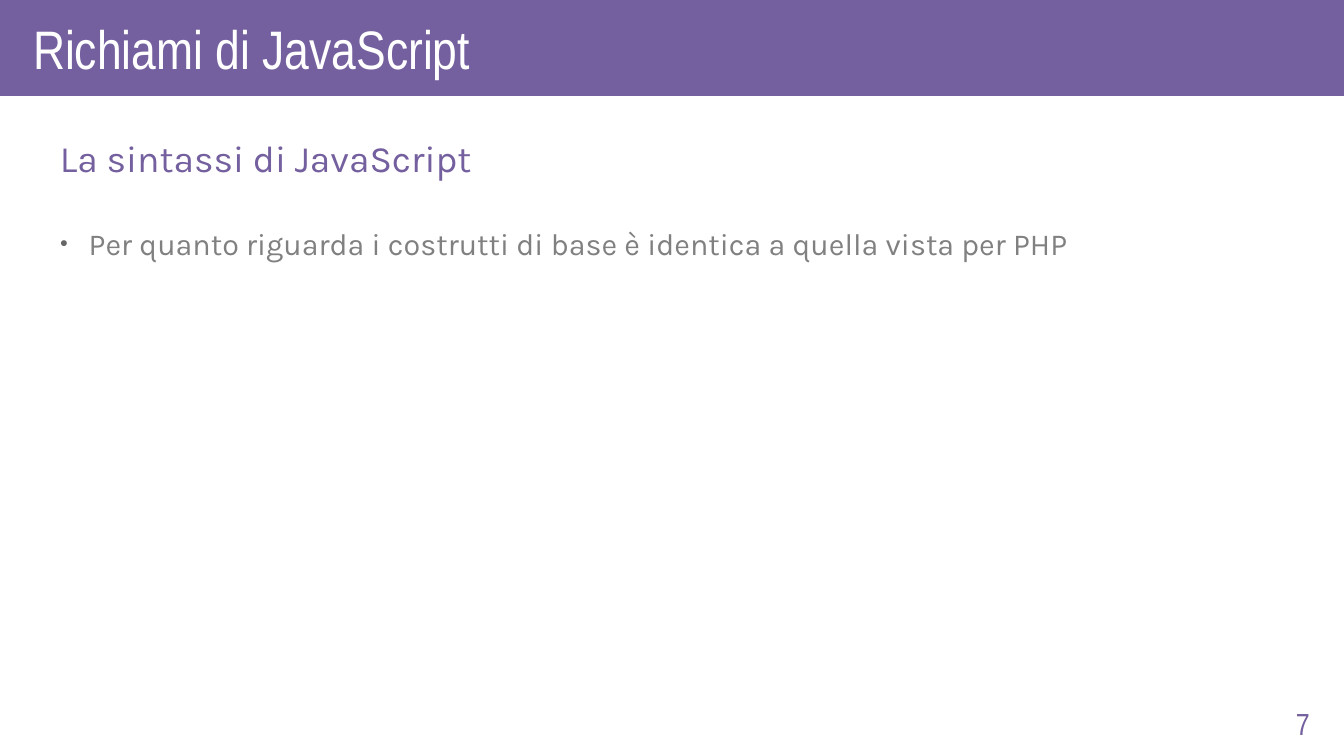
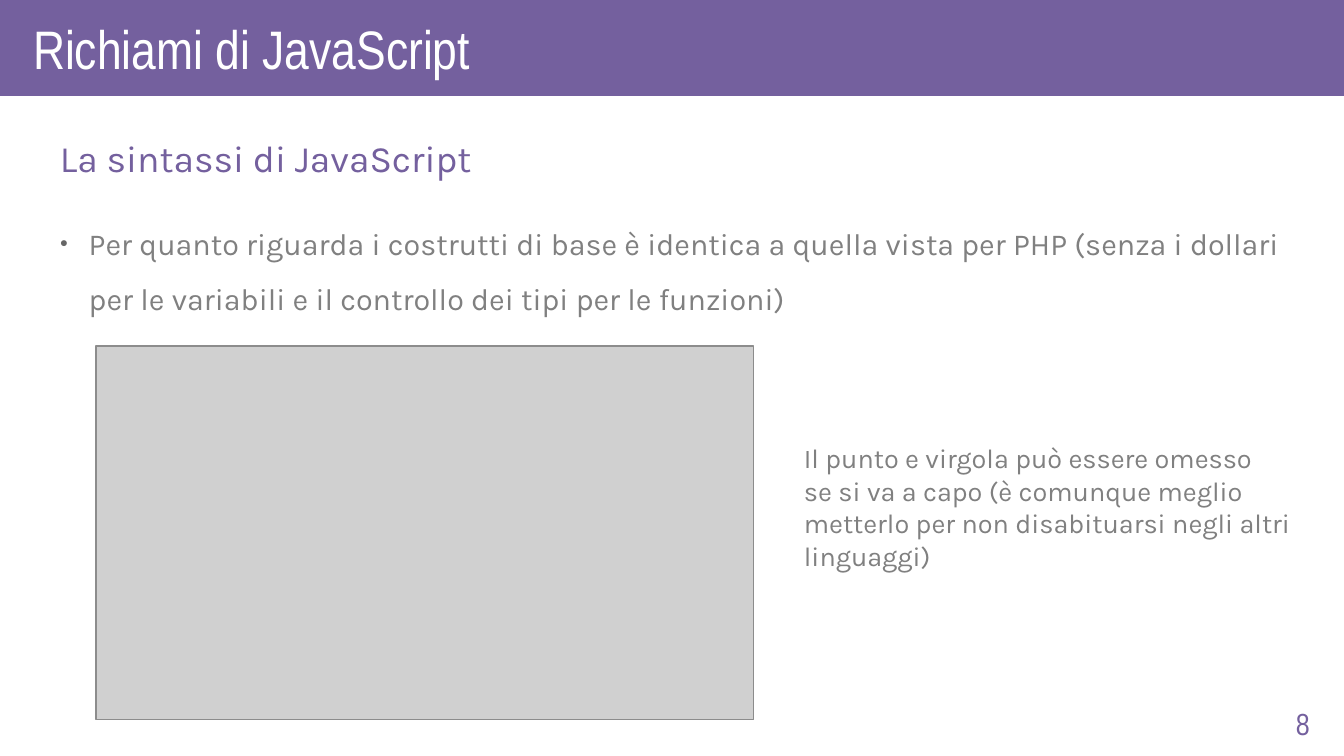
Before and after one commit to AlexF1789/corsoPHP, a slide deck: slide 8 of slide_odp/lez5.odp (slide 7 before the commit). Drawn at 1344x756 pixels with LibreOffice and Linux fonts; fonts in the diff are those of the drawing; grey boxes stand for pictures. Boxes give left, top, right and bottom in pixels: in the first picture for what was removed or moved away, otherwise in the second. Text is boxed around its words. In the diff, an @@ line names an element or a change of style, - is before the commit and + after.

```diff
--- a/slide_odp/lez5.odp
+++ b/slide_odp/lez5.odp
@@ text at (89,232,1279,317): text changed @@
-● Per quanto riguarda i costrutti di base è identica a quella vista per PHP
+● Per quanto riguarda i costrutti di base è identica a quella vista per PHP (senza i dollari
+  per le variabili e il controllo dei tipi per le funzioni)
@@ picture added at (96,346,755,721) @@
@@ text added at (804,447,1290,572), 16 pt, text #808080 @@
+Il punto e virgola può essere omesso
+se si va a capo (è comunque meglio
+metterlo per non disabituarsi negli altri
+linguaggi)
@@ page number at (1296,713,1310,736): text changed @@
-7
+8
```
Also in this commit, not shown: 8 other slides changed, 5 slides added, 6 other files.
